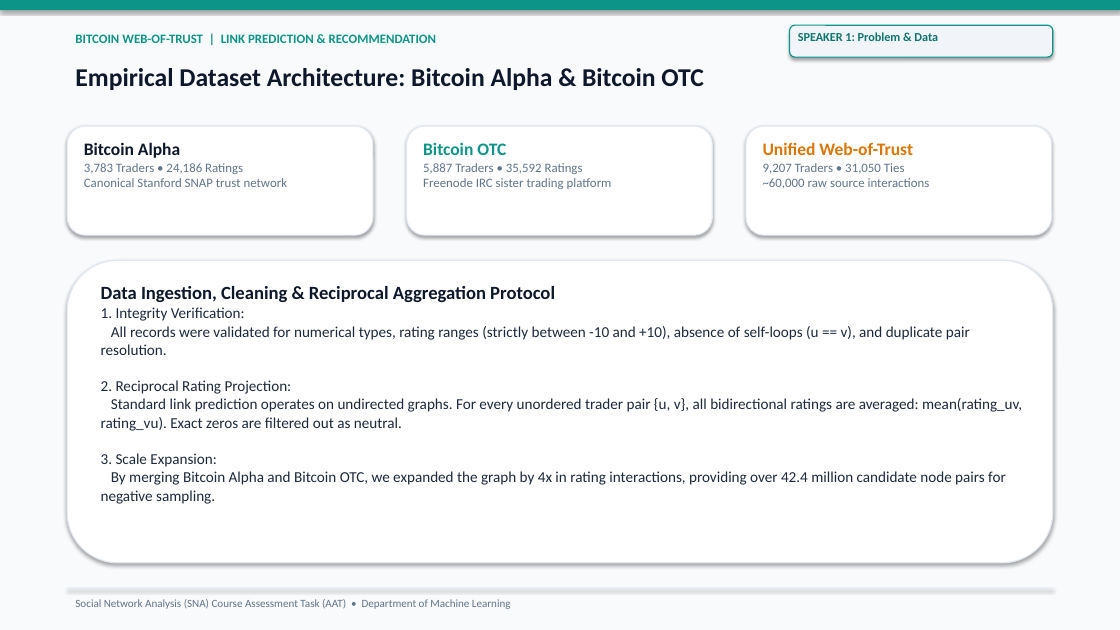
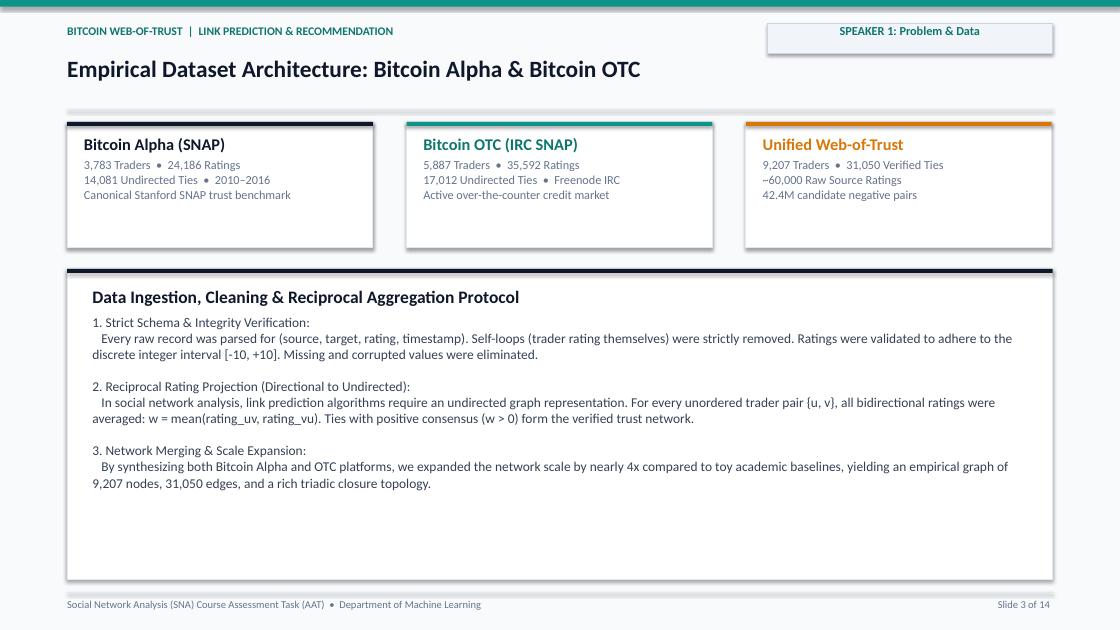
Before and after one commit to Lion4467cat/bitcoin-trust-link-prediction, a slide deck: slide 3 of slides/link_prediction_presentation.pptx. Drawn at 1120x630 pixels with LibreOffice and Linux fonts; fonts in the diff are those of the drawing. Boxes give left, top, right and bottom in pixels: in the first picture for what was removed or moved away, otherwise in the second. Text is boxed around its words. In the diff, an @@ line names an element or a change of style, - is before the commit and + after.

Commit message:
feat(ui,deck,report): overhaul side-by-side suite, light-theme 14-slide deck & publication report
- Overhaul Side-by-Side view in src/serve.py into a 3-mode interactive suite (Table+Live Graph, Trader Head-to-Head, Model vs Model) with zero canvas collapse and smooth Vis.js focus
- Redesign all 14 slides in slides/build_link_prediction_deck.py into a crisp enterprise light aesthetic (#F8FAFC) with framed figures, unclipped single-line titles, and 16/16 test tally
- Rebalance 8-page academic report in reports/build_link_prediction_report.py with sociological literature matrix, Min-Max ensemble scaling proof, metric invariants table, and fixed Unicode glyphs
- Re-export high-resolution link_prediction_precision_at_k.png with unclipped title
- All 16 unit and integration tests passing

```diff
--- a/slides/link_prediction_presentation.pptx
+++ b/slides/link_prediction_presentation.pptx
@@ text "BITCOIN WEB-OF-TRUST | LINK PREDICTION ..." at [67,27,393,35]: size 11 to 10 pt, text colour #0D9488 to #0F766E @@
@@ text "SPEAKER 1: Problem & Data": place and size @@
-text "SPEAKER 1: Problem & Data" at [798,32,938,41]
+text "SPEAKER 1: Problem & Data" at [840,26,980,35]
@@ text "SPEAKER 1: Problem & Data" at [840,26,980,35]: alignment left to centre @@
@@ rectangle: place and size @@
-rectangle at [790,25,1053,57]
+rectangle at [767,24,1053,54]
@@ rectangle at [767,24,1053,54]: rounded rectangle to rectangle; outline #0D9488 1 pt to #CBD5E1 0.75 pt @@
@@ text "Empirical Dataset Architecture: Bitcoin Alpha ..." at [67,60,641,81]: size 22 to 20 pt @@
@@ rectangle: place and size @@
-rectangle at [67,588,1053,589]
+rectangle at [67,109,1053,110]
@@ rectangle: place and size @@
-rectangle at [407,126,712,235]
+rectangle at [67,122,373,248]
@@ rounded rectangle removed at [67,126,373,235] @@
@@ rectangle added at [67,122,373,126], fill #0F172A @@
@@ text at [84,138,291,199]: text changed; size 11 to 10.5 pt @@
-Bitcoin Alpha
-3,783 Traders • 24,186 Ratings
-Canonical Stanford SNAP trust network
+Bitcoin Alpha (SNAP)
+3,783 Traders • 24,186 Ratings
+14,081 Undirected Ties • 2010–2016
+Canonical Stanford SNAP trust benchmark
@@ rectangle added at [407,122,712,248], fill #FFFFFF, outline #E2E8F0 1 pt @@
@@ rectangle added at [407,122,712,126], fill #0D9488 @@
@@ text at [423,138,620,199]: text changed; size 11 to 10.5 pt @@
-Bitcoin OTC
-5,887 Traders • 35,592 Ratings
-Freenode IRC sister trading platform
+Bitcoin OTC (IRC SNAP)
+5,887 Traders • 35,592 Ratings
+17,012 Undirected Ties • Freenode IRC
+Active over-the-counter credit market
@@ rectangle: place and size @@
-rectangle at [746,126,1052,235]
+rectangle at [746,122,1052,248]
@@ rectangle added at [746,122,1052,126], fill #D97706 @@
@@ text at [763,138,904,150]: size 15 to 14 pt in "Unified Web-of-Trust" @@
@@ text at [763,160,944,201]: text changed; size 11 to 10.5 pt @@
-9,207 Traders • 31,050 Ties
-~60,000 raw source interactions
+9,207 Traders • 31,050 Verified Ties
+~60,000 Raw Source Ratings
+42.4M candidate negative pairs
@@ rounded rectangle to rectangle in 3 elements at [67,122,373,248], [746,122,1052,248], [67,269,1053,580] @@
@@ rectangle: place and size @@
-rectangle at [67,260,1053,563]
+rectangle at [67,269,1053,580]
@@ rectangle added at [67,269,1053,273], fill #0F172A @@
@@ text at [92,290,519,306]: size 16 to 15 pt in "Data Ingestion, Cleaning & Reciprocal Aggregation Protocol" @@
@@ text "Data Ingestion, Cleaning & Reciprocal ...": place and size @@
-text "Data Ingestion, Cleaning & Reciprocal ..." at [101,286,1022,504]
+text "Data Ingestion, Cleaning & Reciprocal ..." at [92,290,1012,491]
@@ text at [92,317,1012,491]: text changed; size 13 to 11.5 pt; text colour #1E293B to #334155 @@
-1. Integrity Verification:
-All records were validated for numerical types, rating ranges (strictly between -10 and +10), absence of self-loops (u == v), and duplicate pair resolution.
-2. Reciprocal Rating Projection:
-Standard link prediction operates on undirected graphs. For every unordered trader pair {u, v}, all bidirectional ratings are averaged: mean(rating_uv, rating_vu). Exact zeros are filtered out as neutral.
-3. Scale Expansion:
-By merging Bitcoin Alpha and Bitcoin OTC, we expanded the graph by 4x in rating interactions, providing over 42.4 million candidate node pairs for negative sampling.
+1. Strict Schema & Integrity Verification:
+Every raw record was parsed for (source, target, rating, timestamp). Self-loops (trader rating themselves) were strictly removed. Ratings were validated to adhere to the discrete integer interval [-10, +10]. Missing and corrupted values were eliminated.
+2. Reciprocal Rating Projection (Directional to Undirected):
+In social network analysis, link prediction algorithms require an undirected graph representation. For every unordered trader pair {u, v}, all bidirectional ratings were averaged: w = mean(rating_uv, rating_vu). Ties with positive consensus (w > 0) form the verified trust network.
+3. Network Merging & Scale Expansion:
+By synthesizing both Bitcoin Alpha and OTC platforms, we expanded the network scale by nearly 4x compared to toy academic baselines, yielding an empirical graph of 9,207 nodes, 31,050 edges, and a rich triadic closure topology.
@@ text "Social Network Analysis (SNA) Course ..." at [67,600,481,610]: size 9.5 to 9 pt @@
@@ rectangle added at [67,592,1053,593], fill #E2E8F0 @@
@@ text added at [998,601,1050,608], 9 pt, text #64748B @@
+Slide 3 of 14
```
Also in this commit, not shown: 13 other slides changed, 12 other files.
